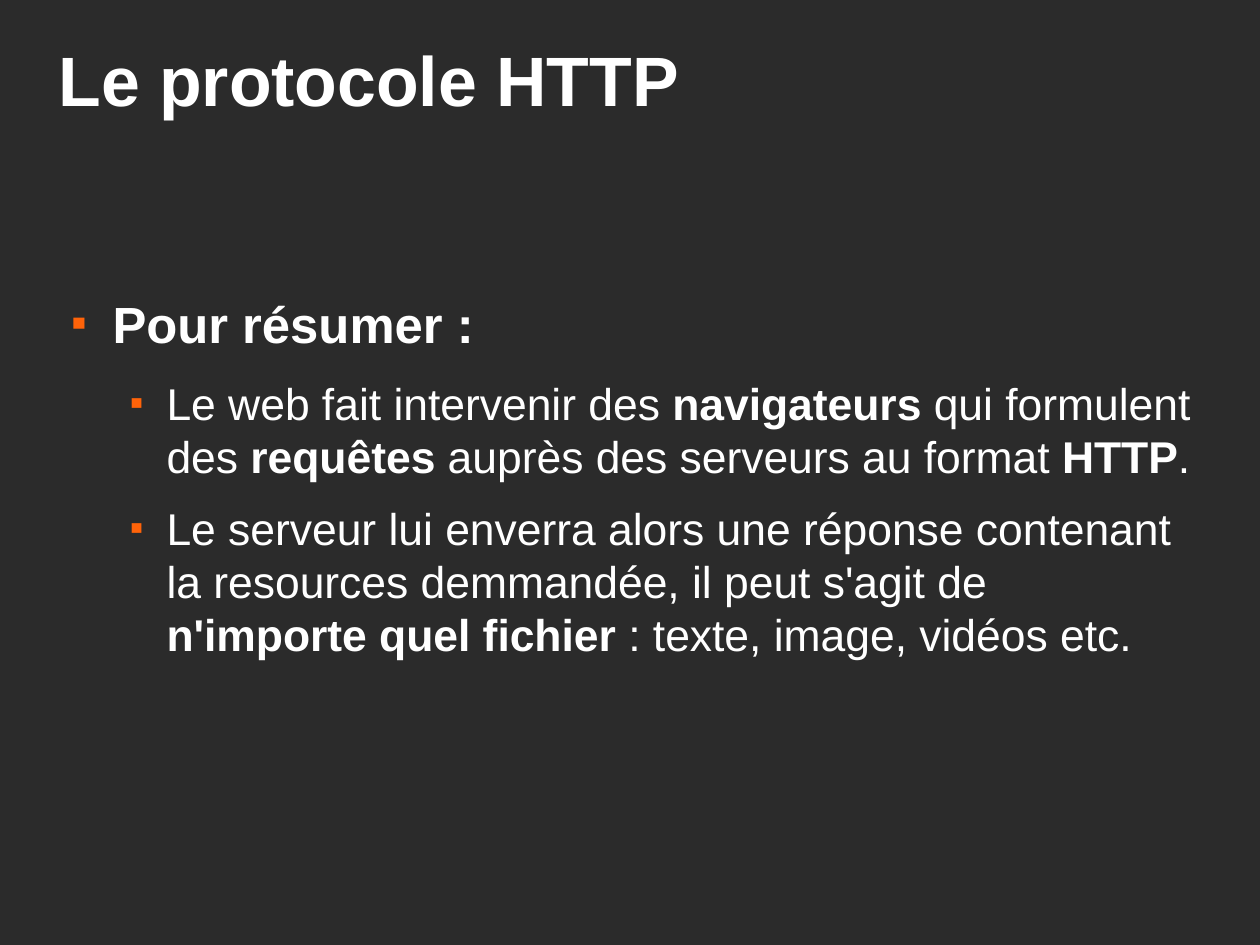
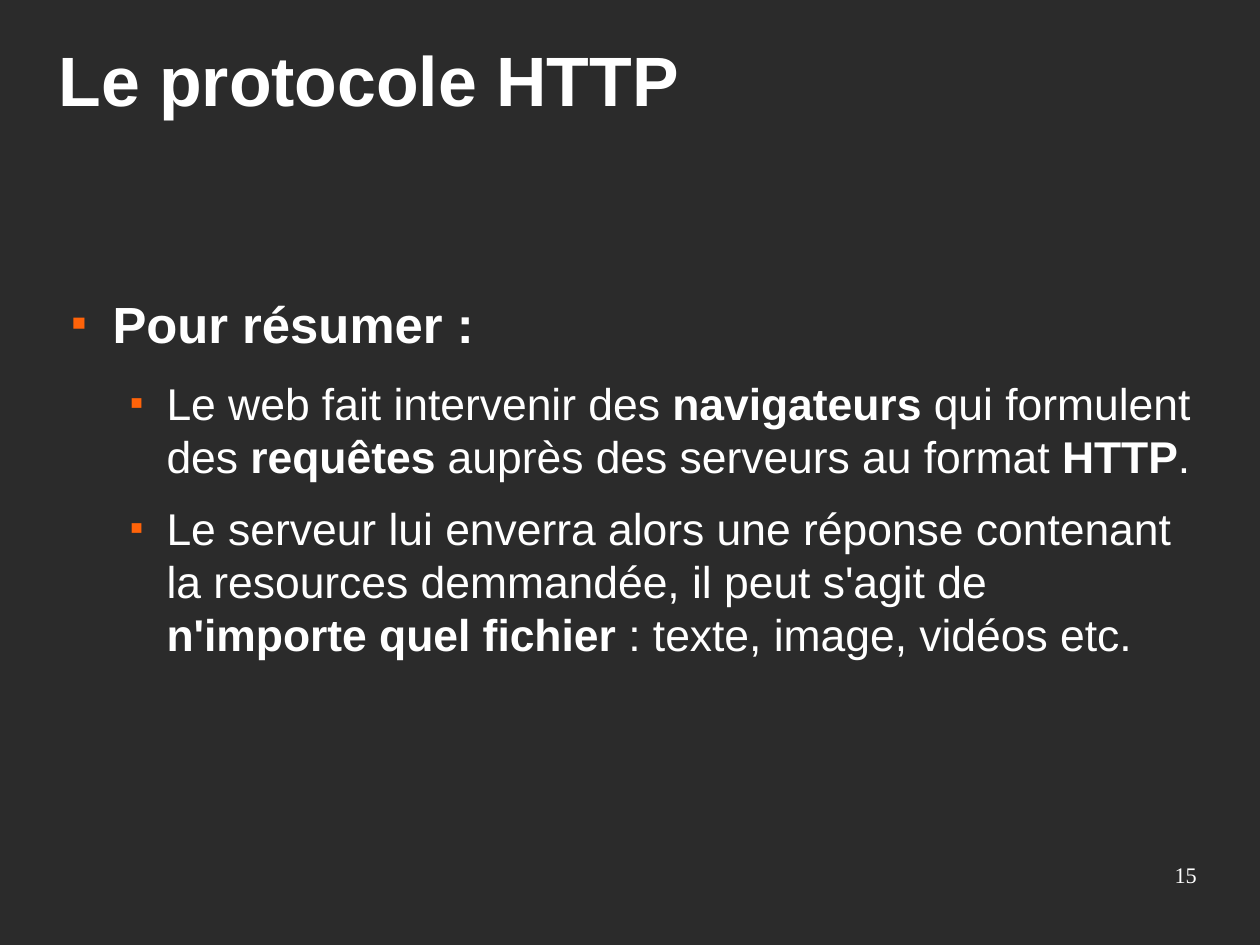
Before and after one commit to Eirbware/Formation, a slide deck: slide 15 of presentations/fondements.odp (slide 14 before the commit). Drawn at 1260x945 pixels with LibreOffice and Linux fonts; fonts in the diff are those of the drawing; background and template pictures are left out; a plain dark background stands for a picture behind light text. Boxes give left, top, right and bottom in pixels: in the first picture for what was removed or moved away, otherwise in the second. Text is boxed around its words. In the diff, an @@ line names an element or a change of style, - is before the commit and + after.

```diff
--- a/presentations/fondements.odp
+++ b/presentations/fondements.odp
@@ page number added at [1175,868,1197,884], 14 pt, text #FFFFFF @@
+15
```
Also in this commit, not shown: 12 other slides changed, 4 slides added, 1 slide removed, 1 other file.
